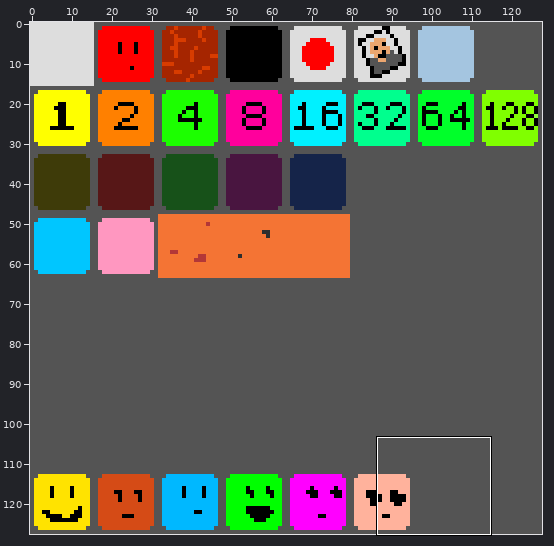
Sprite sheet: data/art/sprites.png. The picture above shows the old version from afar; the outline marks the close-up.
Close-up. Old version:
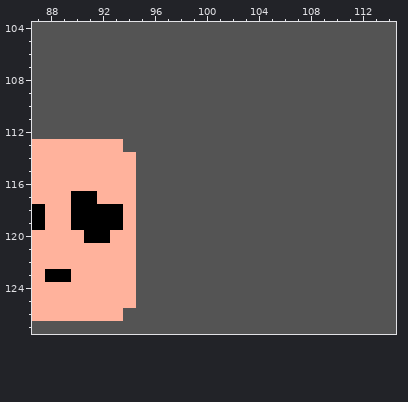
The file is 128x128 pixels. Colours within 5 levels of each other are drawn and written as one. Shown: x 87..114, y 104..127.
Now the later version:
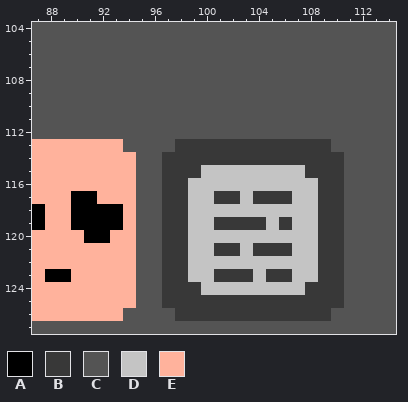
Palette (. is transparent): A #000000  B #383838  C #545454  D #c4c4c4  E #ffb29c
Commit message: Fixed alignment of floor when changing level dimensions, and fleshed out starting area structure
The exact change:
@@ x 95..112 @@
 112 CCCCCCCCCCCCCCCCCC
-113 CCCCCCCCCCCCCCCCCC
-114 CCCCCCCCCCCCCCCCCC
-115 CCCCCCCCCCCCCCCCCC
-116 CCCCCCCCCCCCCCCCCC
-117 CCCCCCCCCCCCCCCCCC
-118 CCCCCCCCCCCCCCCCCC
-119 CCCCCCCCCCCCCCCCCC
-120 CCCCCCCCCCCCCCCCCC
-121 CCCCCCCCCCCCCCCCCC
-122 CCCCCCCCCCCCCCCCCC
-123 CCCCCCCCCCCCCCCCCC
-124 CCCCCCCCCCCCCCCCCC
-125 CCCCCCCCCCCCCCCCCC
-126 CCCCCCCCCCCCCCCCCC
+113 CCCBBBBBBBBBBBBCCC
+114 CCBBBBBBBBBBBBBBCC
+115 CCBBBDDDDDDDDBBBCC
+116 CCBBDDDDDDDDDDBBCC
+117 CCBBDDBBDBBBDDBBCC
+118 CCBBDDDDDDDDDDBBCC
+119 CCBBDDBBBBDBDDBBCC
+120 CCBBDDDDDDDDDDBBCC
+121 CCBBDDBBDBBBDDBBCC
+122 CCBBDDDDDDDDDDBBCC
+123 CCBBDDBBBDBBDDBBCC
+124 CCBBBDDDDDDDDBBBCC
+125 CCBBBBBBBBBBBBBBCC
+126 CCCBBBBBBBBBBBBCCC
 127 CCCCCCCCCCCCCCCCCC
Boxes around the changes in both close-ups, in picture pixels (x1, y1, x2, y2):
changed: (162, 139, 344, 321)
